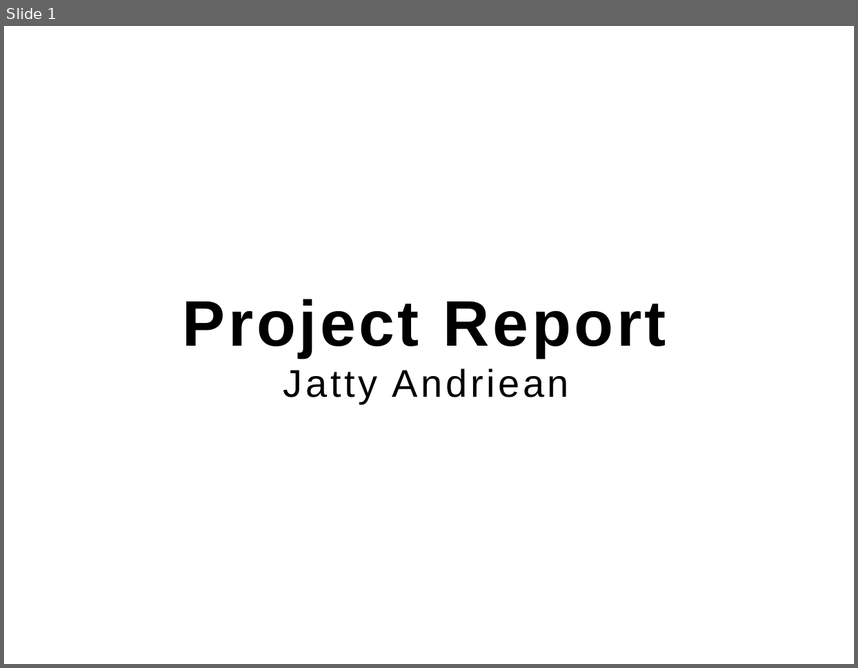
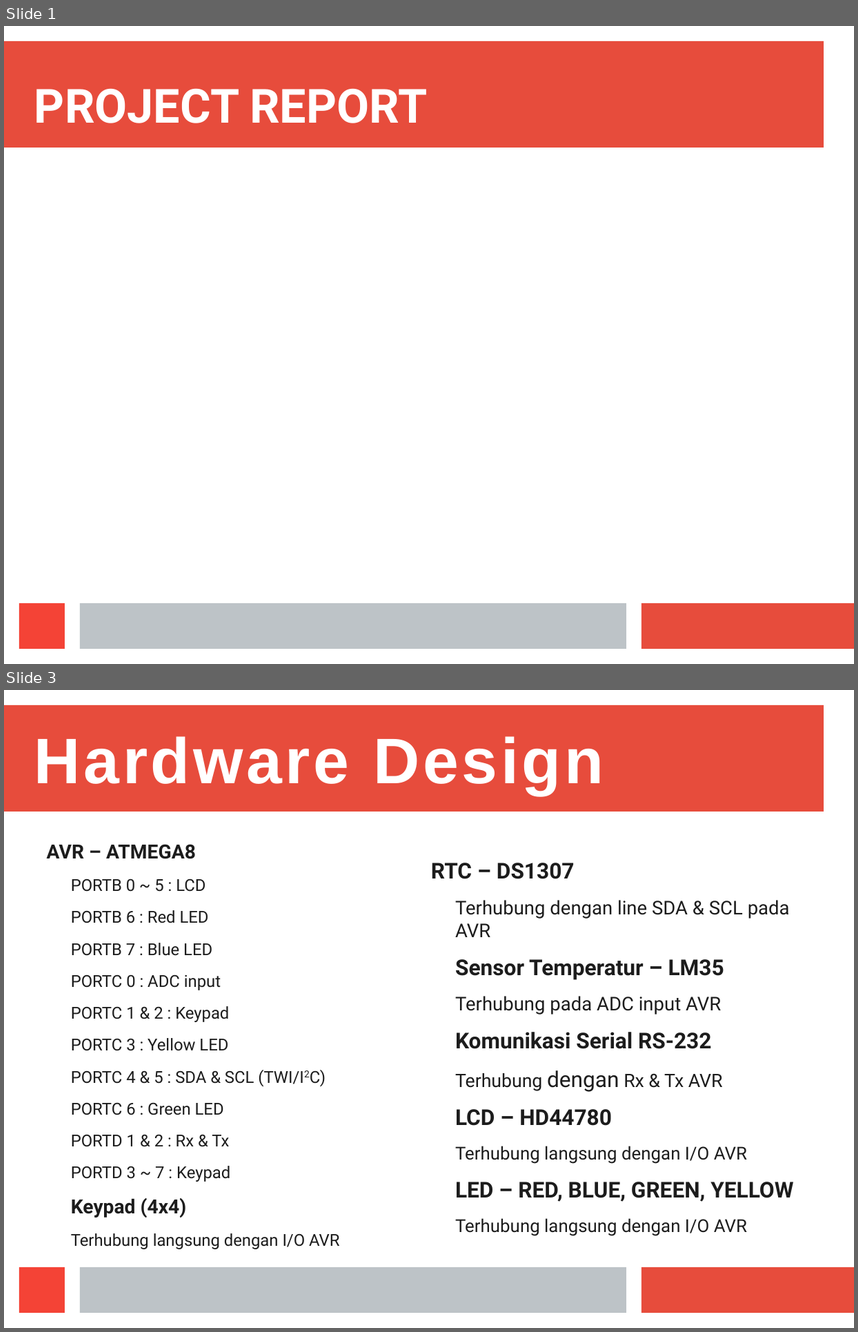
Before and after one commit to jandriea/interfacing-with-atmega8, a slide deck: Project Report.odp. Shown one above the other, each under a label of ours: slide 1 before the commit, slides 1 and 3 after it; the slides between them are not shown. The pictures are 858x668 and 858x1332 pixels, drawn with LibreOffice and Linux fonts; fonts in the diff are those of the drawing. Boxes give left, top, right and bottom in pixels: in the first picture for what was removed or moved away, otherwise in the second. Text is boxed around its words. In the diff, an @@ line names an element or a change of style, - is before the commit and + after.

Commit message:
Modified report

```diff
--- a/Project Report.odp
+++ b/Project Report.odp
@@ slide 3 added at bbox=[4, 690, 854, 1328], background #FFFFFF; not listed: 4 template elements that a slide beside it also shows @@
@@ title added at bbox=[34, 736, 603, 795], 60 pt, text #FFFFFF, bold @@
+Hardware Design
@@ text added at bbox=[47, 844, 339, 1249], 15.4 pt, text #1C1C1C @@
+AVR – ATMEGA8
+  PORTB 0 ~ 5 : LCD
+  PORTB 6 : Red LED
+  PORTB 7 : Blue LED
+  PORTC 0 : ADC input
+  PORTC 1 & 2 : Keypad
+  PORTC 3 : Yellow LED
+  PORTC 4 & 5 : SDA & SCL (TWI/I2C)
+  PORTC 6 : Green LED
+  PORTD 1 & 2 : Rx & Tx
+  PORTD 3 ~ 7 : Keypad
+Keypad (4x4)
+  Terhubung langsung dengan I/O AVR
@@ text added at bbox=[431, 862, 793, 1236], 20.4 pt, text #1C1C1C @@
+RTC – DS1307
+  Terhubung dengan line SDA & SCL pada AVR
+Sensor Temperatur – LM35
+  Terhubung pada ADC input AVR
+Komunikasi Serial RS-232
+  Terhubung dengan Rx & Tx AVR
+LCD – HD44780
+  Terhubung langsung dengan I/O AVR
+LED – RED, BLUE, GREEN, YELLOW
+  Terhubung langsung dengan I/O AVR
@@ slide 1 changed as well @@
@@ rectangle added at bbox=[4, 41, 824, 148], fill #E74C3C @@
@@ title "PROJECT REPORT" at bbox=[34, 88, 427, 123]: vertical alignment middle to bottom @@
@@ title at bbox=[34, 88, 427, 123]: text changed; size 60 to 44 pt; font Arial to Roboto; text colour #000000 to #FFFFFF @@
-Project Report
-Jatty Andriean
+PROJECT REPORT
@@ rectangle added at bbox=[19, 603, 65, 648], fill #F44336 @@
@@ rectangle added at bbox=[80, 603, 626, 648], fill #BDC3C7 @@
@@ rectangle added at bbox=[642, 603, 854, 648], fill #E74C3C @@
```
Also in this commit, not shown: 1 other slide changed, 2 other slides added, 3 slides removed.
